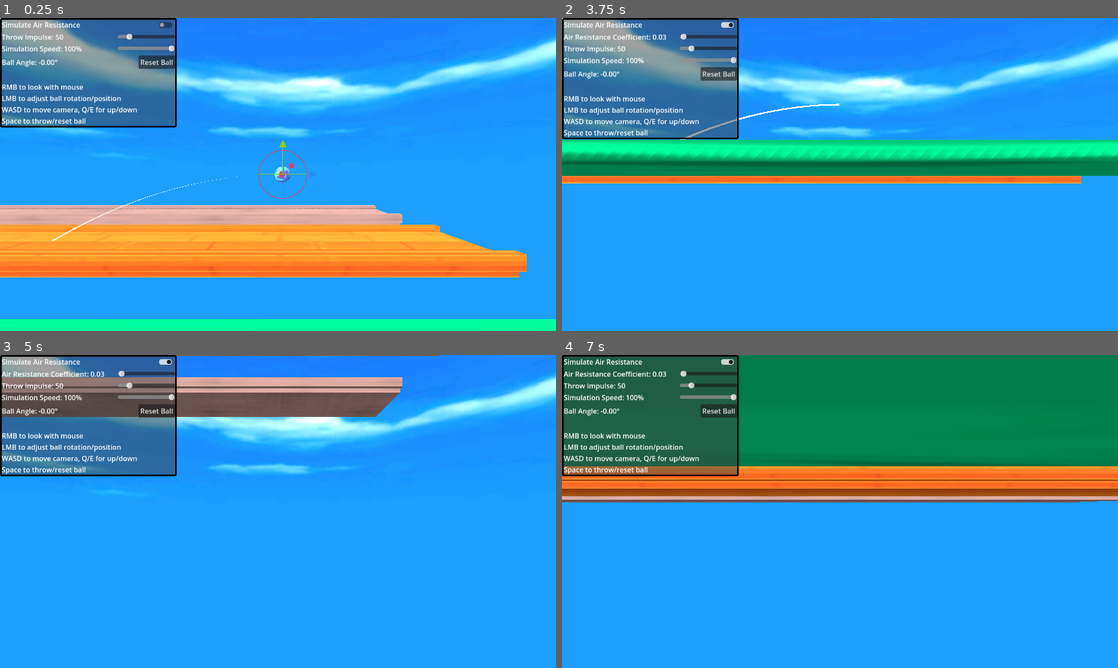
Above: before the commit, frames 1-4 (two rows, left to right).
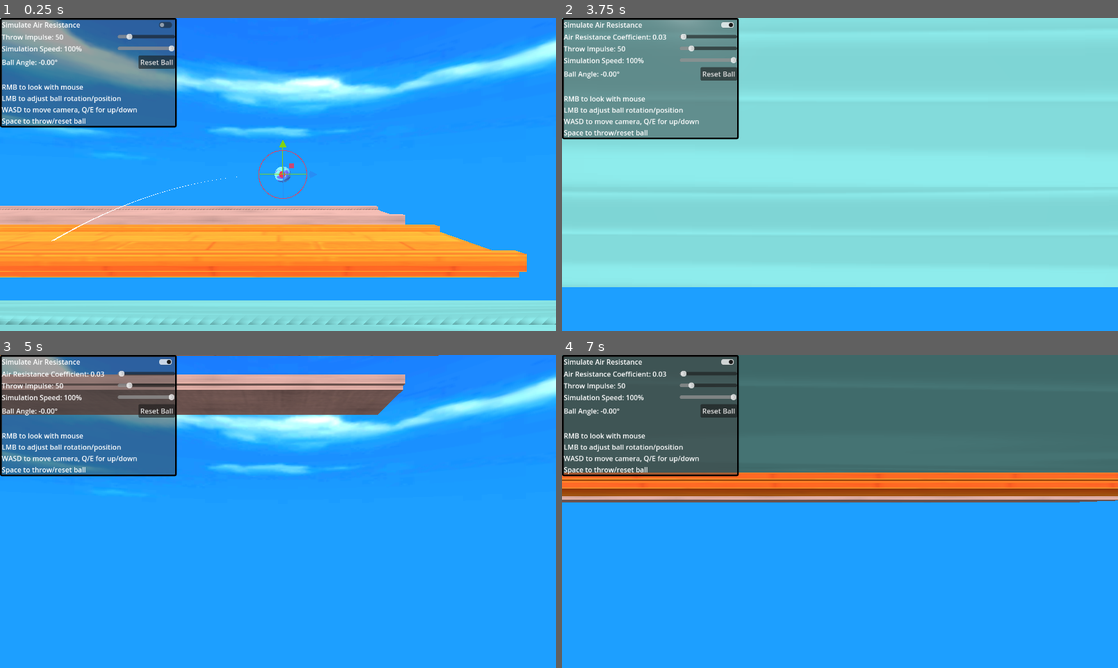
Above: after the commit, the same moments.

Repository: ErythiaSea/CMP400-PhET
Game: Godot game, scene res://Scenes/bowlingEnv.tscn
The game is run twice, just before and just after one commit, with the same random seed, the same clock (stepped at 60 frames per second) and the same inputs.
Inputs (mouse positions are in pixels of both pictures, inside the frame that each line leads up to):
- Up to frame 1 (0.25 s): no input
- Up to frame 2 (3.75 s): click (728, 24) at 0.5 s; click "Reset Ball" at 1.25 s; tap Enter (ui_accept) at 2, 2.27, 3.5 s; move the mouse to (962, 158) at 2.02 s; hold L (ball_right) 2.03-2.75 s; tap Space (ball_fire) at 2.1 s; click (962, 158) at 2.17 s; drag from (728, 190) to (812, 237) at 2.77 s; move the mouse to (895, 105) at 3.52 s; hold L (ball_right) from 3.53 s (still down); hold E (camera_down) from 3.53 s (still down)
- Up to frame 3 (5 s): release L (ball_right) at 4.25 s; release E (camera_down) at 4.25 s; drag from (250, 574) to (111, 464) at 4.27 s
- Up to frame 4 (7 s): tap Enter (ui_accept) at 5, 5.27, 6.5 s; move the mouse to (1006, 558) at 5.02 s; hold J (ball_left) 5.03-5.75 s; hold A (camera_left) 5.03-5.75 s; drag from (673, 464) to (756, 433) at 5.77 s; move the mouse to (867, 511) at 6.52 s; hold K (ball_backward) from 6.53 s (still down); hold Q (camera_up) from 6.53 s (still down); click (867, 511) at 6.67 s

The runs differ from the first frame. In frame 1, 10% of the frame differs, in the area x 0-100%, y 59-100%; in frame 2, 83%, in the area x 0-100%, y 0-86%; in frame 3, 2.6%; in frame 4, 35%.

Commit message:
whatever

Diff:
--- a/Scenes/bowlingEnv.tscn
+++ b/Scenes/bowlingEnv.tscn
@@ -157,7 +157,7 @@
 transform = Transform3D(-4.371139e-08, 0, 1, 0, 1, 0, -1, 0, -4.371139e-08, 0, 0, -10)
 
 [node name="laneCloth" type="StaticBody3D" parent="."]
-transform = Transform3D(-4.371139e-08, 0, 1, 0, 1, 0, -1, 0, -4.371139e-08, 2.1005538, 0, -10)
+transform = Transform3D(-4.371139e-08, 0, 1, 0, 1, 0, -1, 0, -4.371139e-08, 2, 0, -10)
 physics_material_override = SubResource("PhysicsMaterial_fxcs8")
 
 [node name="Rbarrier" type="MeshInstance3D" parent="laneCloth"]
@@ -183,7 +183,7 @@
 shape = SubResource("BoxShape3D_fxcs8")
 
 [node name="laneRubber" type="StaticBody3D" parent="."]
-transform = Transform3D(-4.371139e-08, 0, 1, 0, 1, 0, -1, 0, -4.371139e-08, -2.1756198, 0, -10)
+transform = Transform3D(-4.371139e-08, 0, 1, 0, 1, 0, -1, 0, -4.371139e-08, -2, 0, -10)
 physics_material_override = SubResource("PhysicsMaterial_4hcwo")
 
 [node name="Rbarrier" type="MeshInstance3D" parent="laneRubber"]
--- a/res/lane_mat_rubber.tres
+++ b/res/lane_mat_rubber.tres
@@ -3,7 +3,7 @@
 [ext_resource type="Texture2D" uid="uid://cr77ua0vywjeh" path="res://GFX/rubber.png" id="1_0uvrp"]
 
 [resource]
-albedo_color = Color(0, 0.78630847, 0.48814082, 1)
+albedo_color = Color(0.6872149, 0.68721503, 0.6872149, 1)
 albedo_texture = ExtResource("1_0uvrp")
 roughness = 0.1
 uv1_scale = Vector3(3, 0.75, 1)
Binary file changed: GFX/rubber.png
